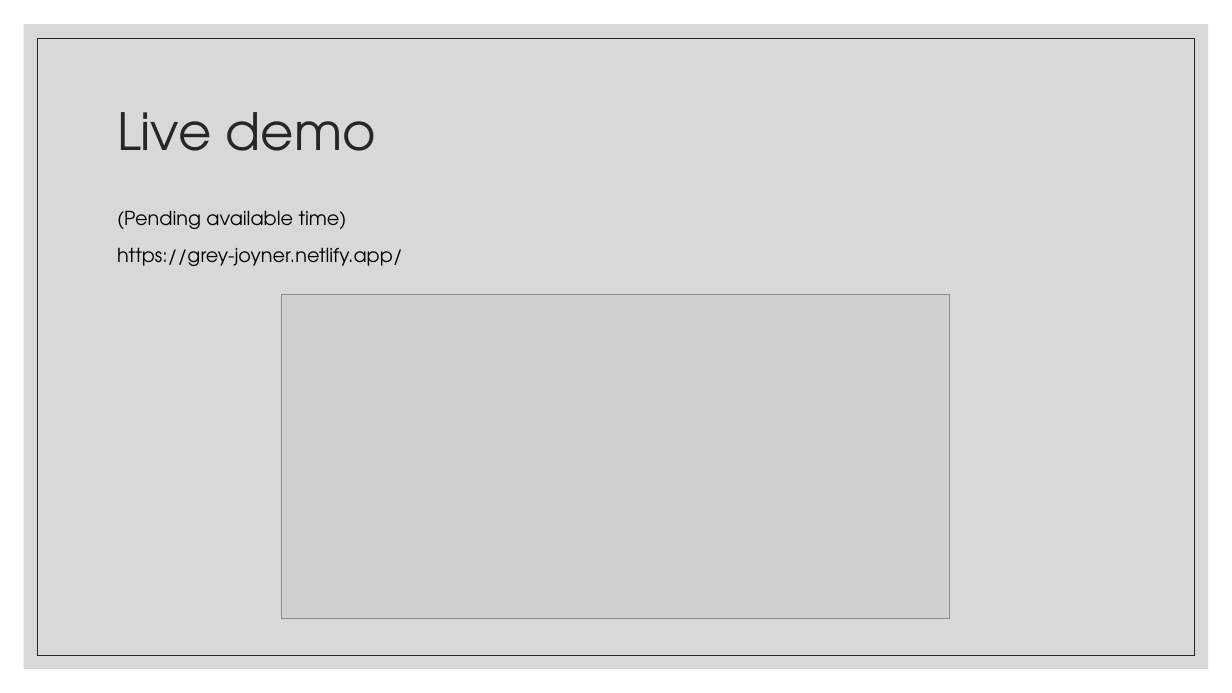
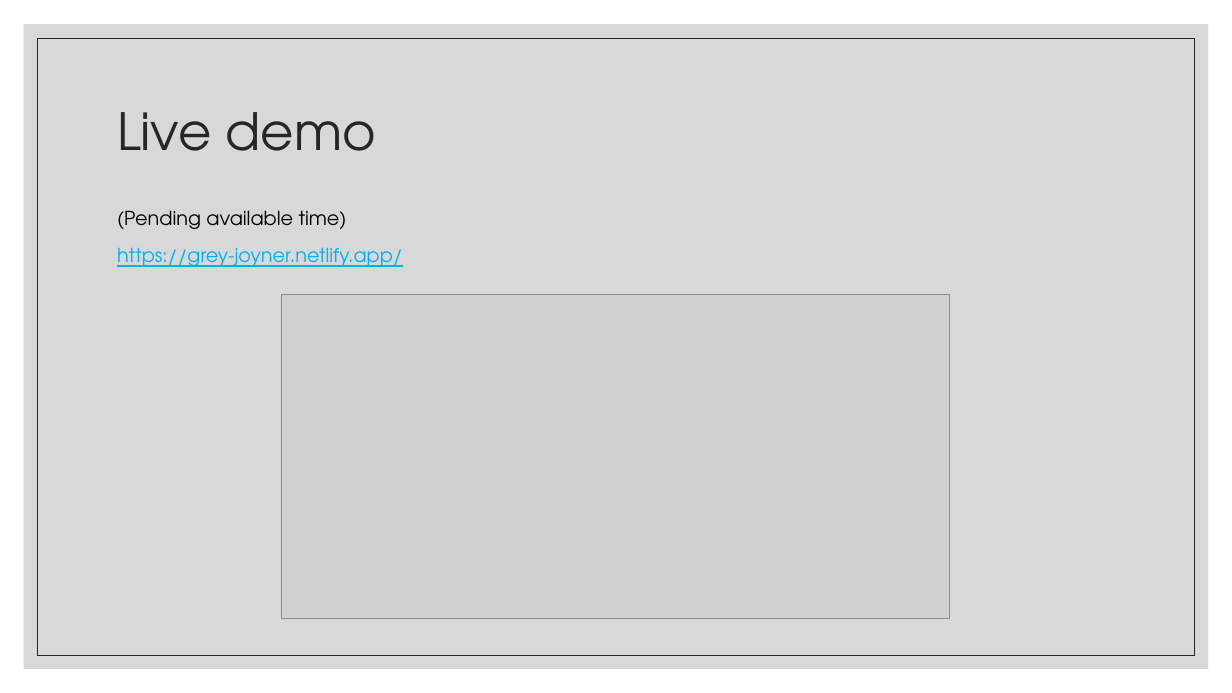
Before and after one commit to gjoyner09/Portfolio-Website, a slide deck: slide 19 of ppt/Portfolio-PPT.pptx. Drawn at 1232x693 pixels with LibreOffice and Linux fonts; fonts in the diff are those of the drawing; grey boxes stand for pictures. Boxes give left, top, right and bottom in pixels: in the first picture for what was removed or moved away, otherwise in the second. Text is boxed around its words. In the diff, an @@ line names an element or a change of style, - is before the commit and + after.

Commit message:
converted ppt to pdf

```diff
--- a/ppt/Portfolio-PPT.pptx
+++ b/ppt/Portfolio-PPT.pptx
@@ text at [117, 247, 403, 267]: text colour #000000 to #00B0F0, underline on in "https://grey-joyner.netlify.app/" @@
```
Also in this commit, not shown: 2 other files.
